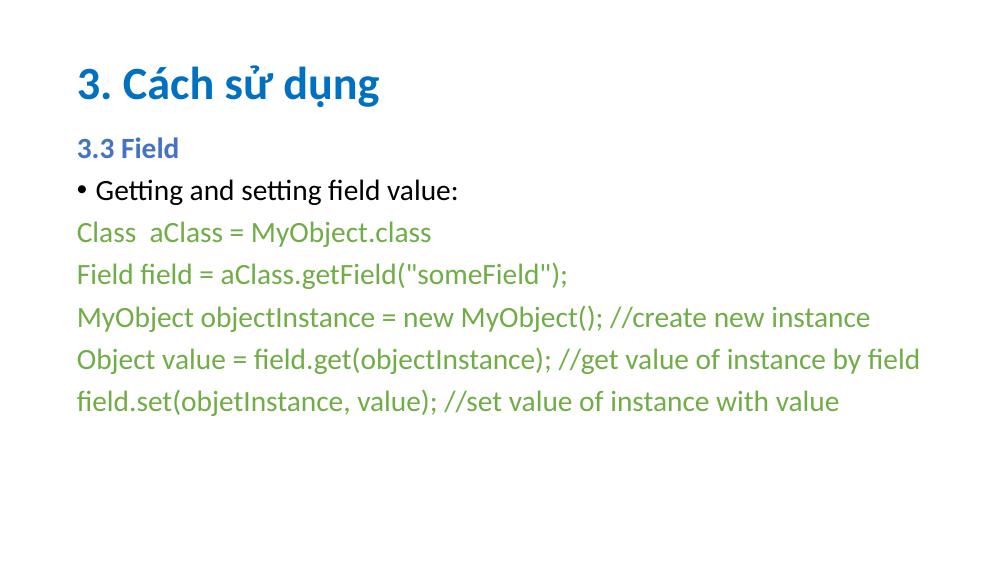
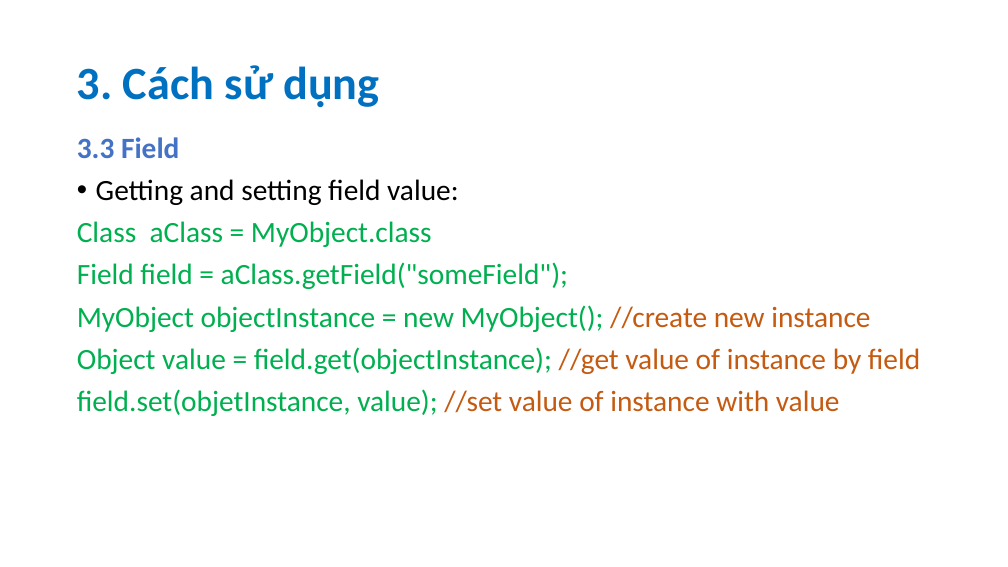
Before and after one commit to quanguefa23/Seminar-Java-Reflection, a slide deck: slide 13 of slide.pptx. Drawn at 1008x567 pixels with LibreOffice and Linux fonts; fonts in the diff are those of the drawing. Boxes give left, top, right and bottom in pixels: in the first picture for what was removed or moved away, otherwise in the second. Text is boxed around its words. In the diff, an @@ line names an element or a change of style, - is before the commit and + after.

```diff
--- a/slide.pptx
+++ b/slide.pptx
@@ text at (77, 221, 920, 416): text colour #70AD47 to #00B050 in "Class aClass = MyObject.class", "Field field = aClass.getField("someField");", "MyObject objectInstance = new MyObject();", "Object value = field.get(objectInstance);" and 1 more places; text colour #70AD47 to #C55A11 in "//create new instance", "//get value of instance by field", "//set value of instance with value" @@
```
Also in this commit, not shown: 10 other slides changed, 3 slides added, 1 other file.
